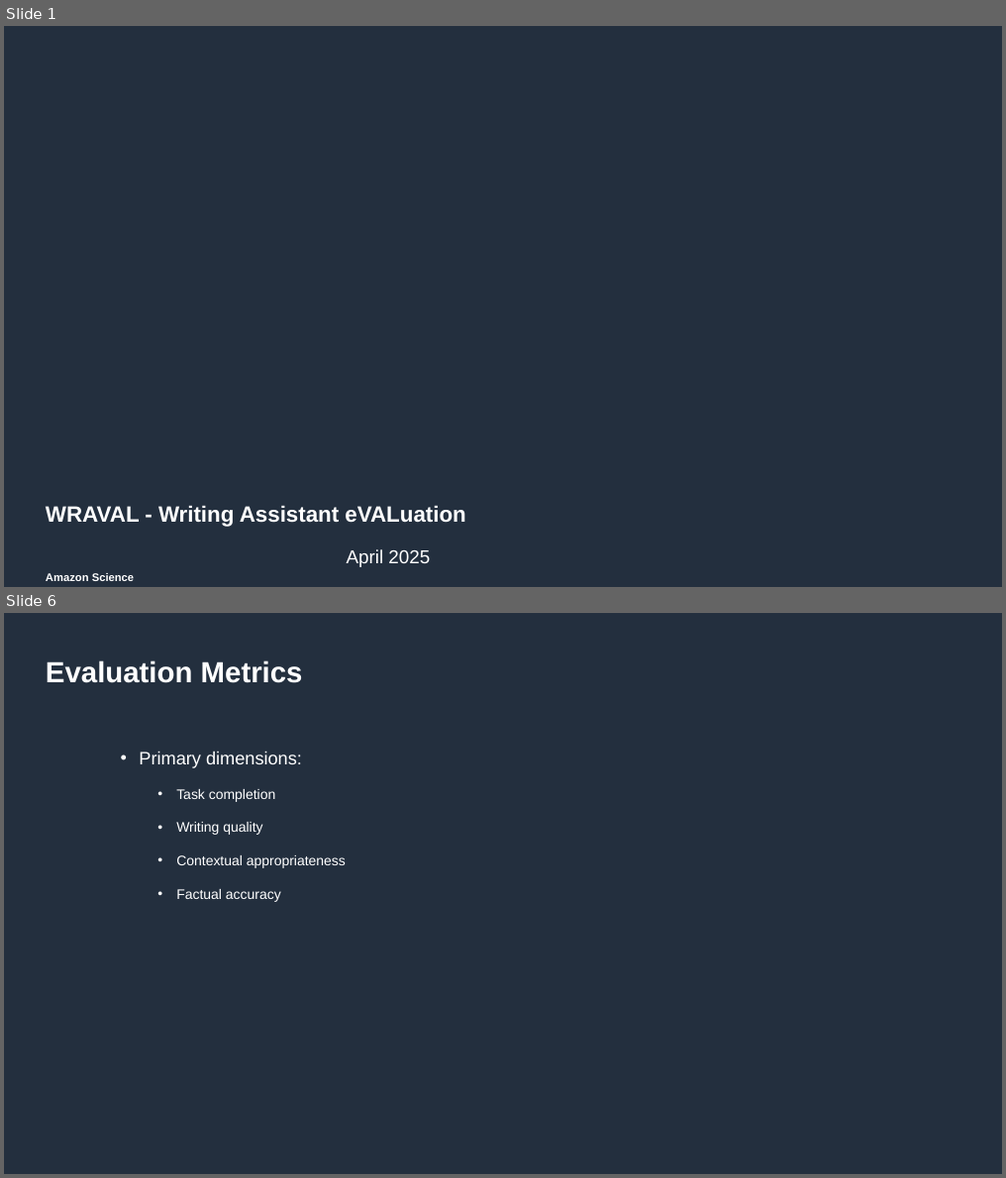
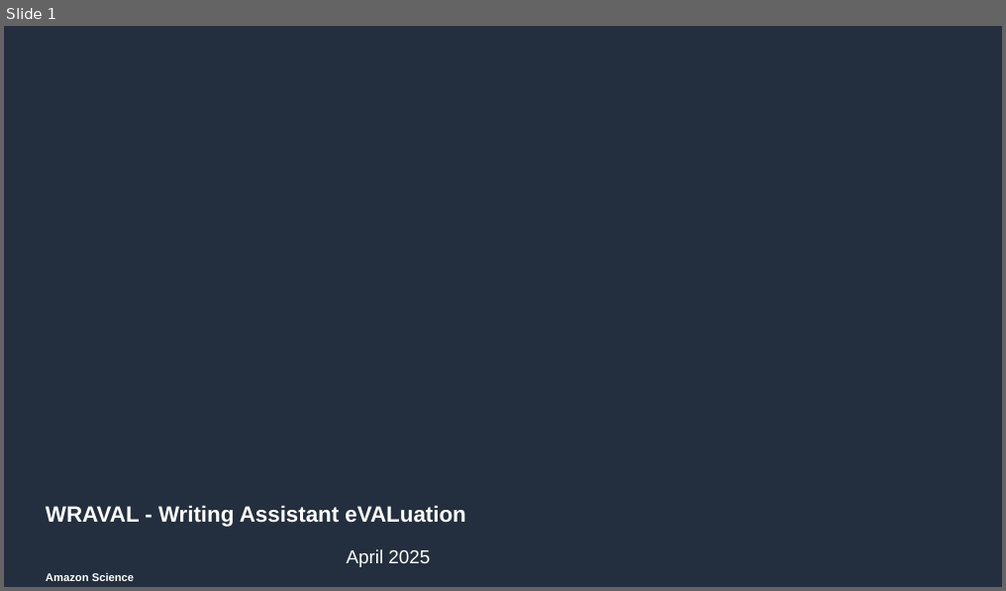
Before and after one commit to amazon-science/wraval, a slide deck: resources/wraval_presentation.pptx. Shown one above the other, each under a label of ours: slides 1 and 6 before the commit, slide 1 after it; the slides between them are not shown. The pictures are 1006x1178 and 1006x591 pixels, drawn with LibreOffice and Linux fonts; fonts in the diff are those of the drawing; background and template pictures are left out. Boxes give left, top, right and bottom in pixels: in the first picture for what was removed or moved away, otherwise in the second. Text is boxed around its words. In the diff, an @@ line names an element or a change of style, - is before the commit and + after.

```diff
--- a/resources/wraval_presentation.pptx
+++ b/resources/wraval_presentation.pptx
@@ slide 6 removed at (4,613,1002,1174), background #232F3E @@
@@ title removed at (46,661,303,683) @@
-Evaluation Metrics
@@ text removed at (139,751,346,902) @@
-• Primary dimensions:
-  • Task completion
-  • Writing quality
-  • Contextual appropriateness
-  • Factual accuracy
```
Also in this commit, not shown: 6 slides changed, 12 slides added, 4 other slides removed, 5 other files.
